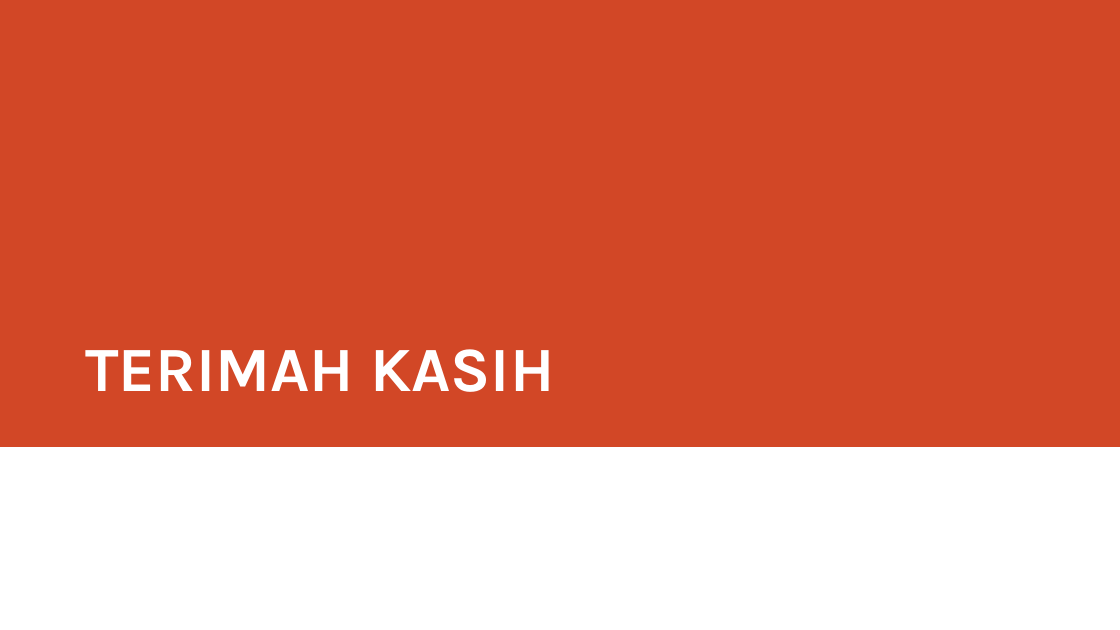
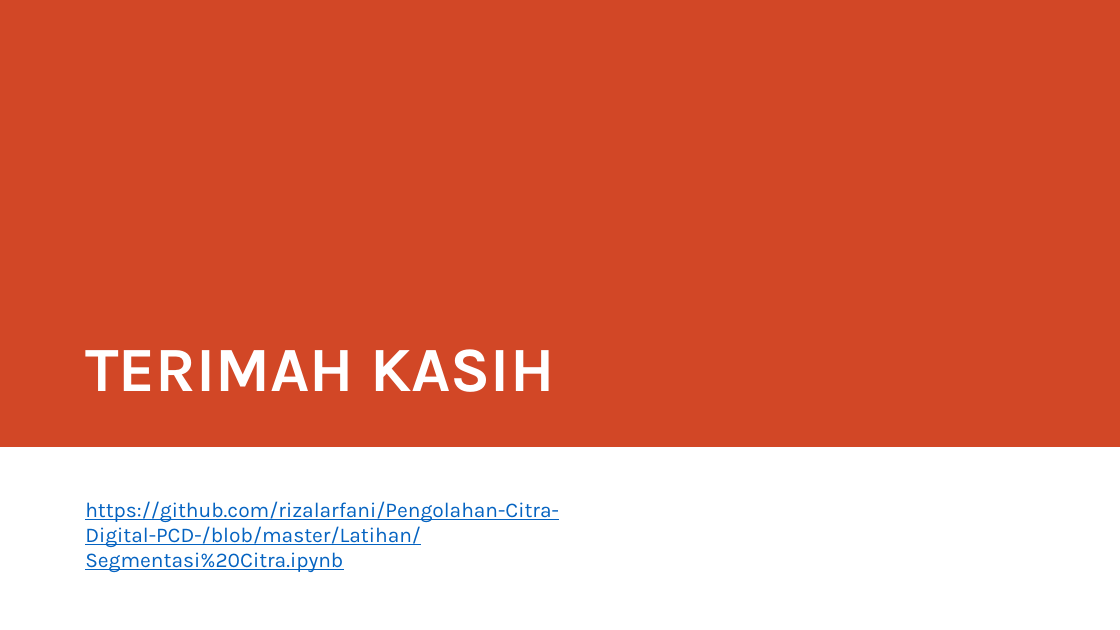
Before and after one commit to rizalarfani/Pengolahan-Citra-Digital-PCD-, a slide deck: slide 9 of Materi/Segmentasi.pptx. Drawn at 1120x630 pixels with LibreOffice and Linux fonts; fonts in the diff are those of the drawing. Boxes give left, top, right and bottom in pixels: in the first picture for what was removed or moved away, otherwise in the second. Text is boxed around its words. In the diff, an @@ line names an element or a change of style, - is before the commit and + after.

Commit message:
add: latihan segmentasi

```diff
--- a/Materi/Segmentasi.pptx
+++ b/Materi/Segmentasi.pptx
@@ text added at [85, 501, 559, 572], 18 pt, text #0563C1, underline @@
+https://github.com/rizalarfani/Pengolahan-Citra-Digital-PCD-/blob/master/Latihan/Segmentasi%20Citra.ipynb
```
Also in this commit, not shown: 1 other file.
